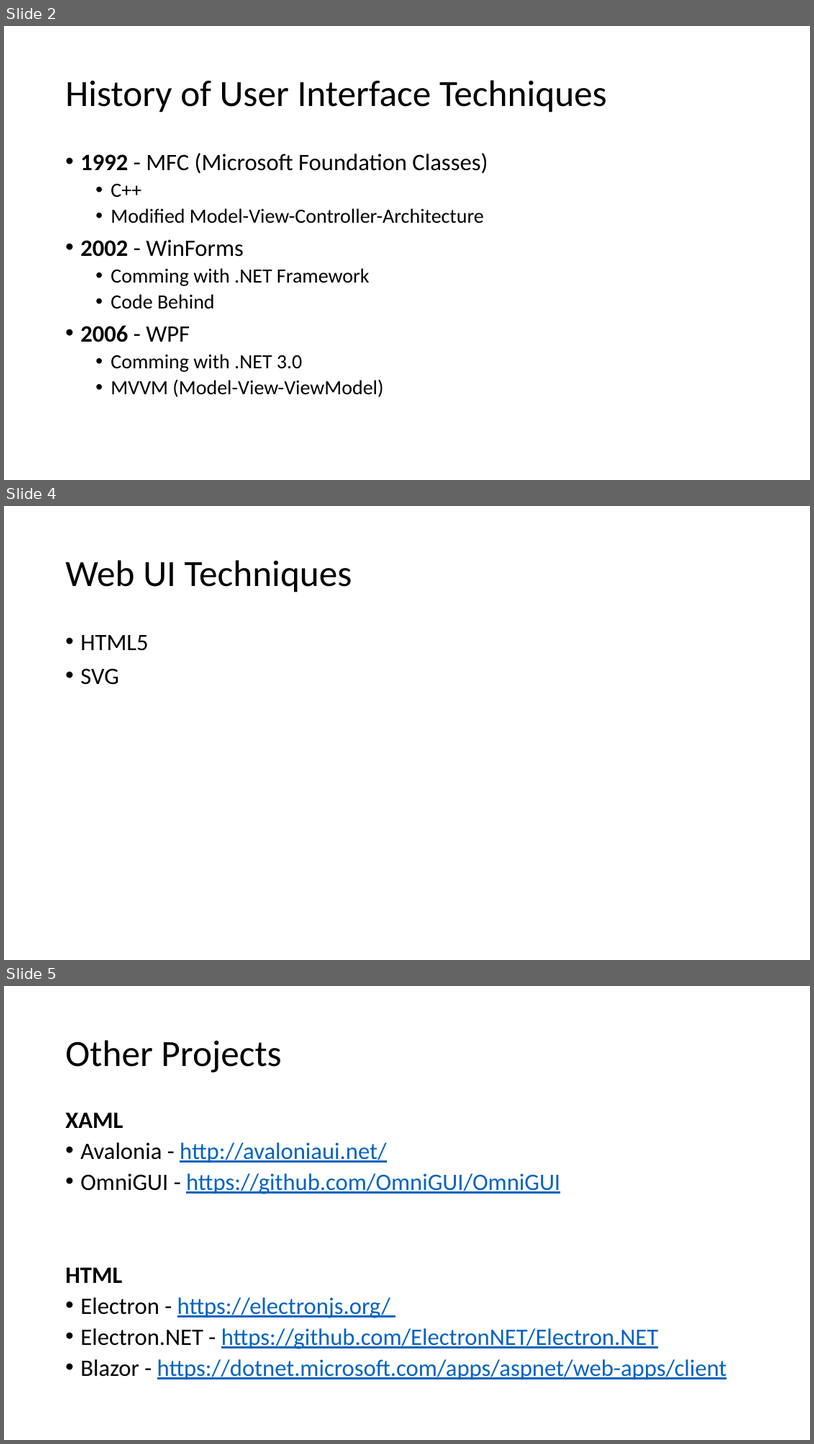
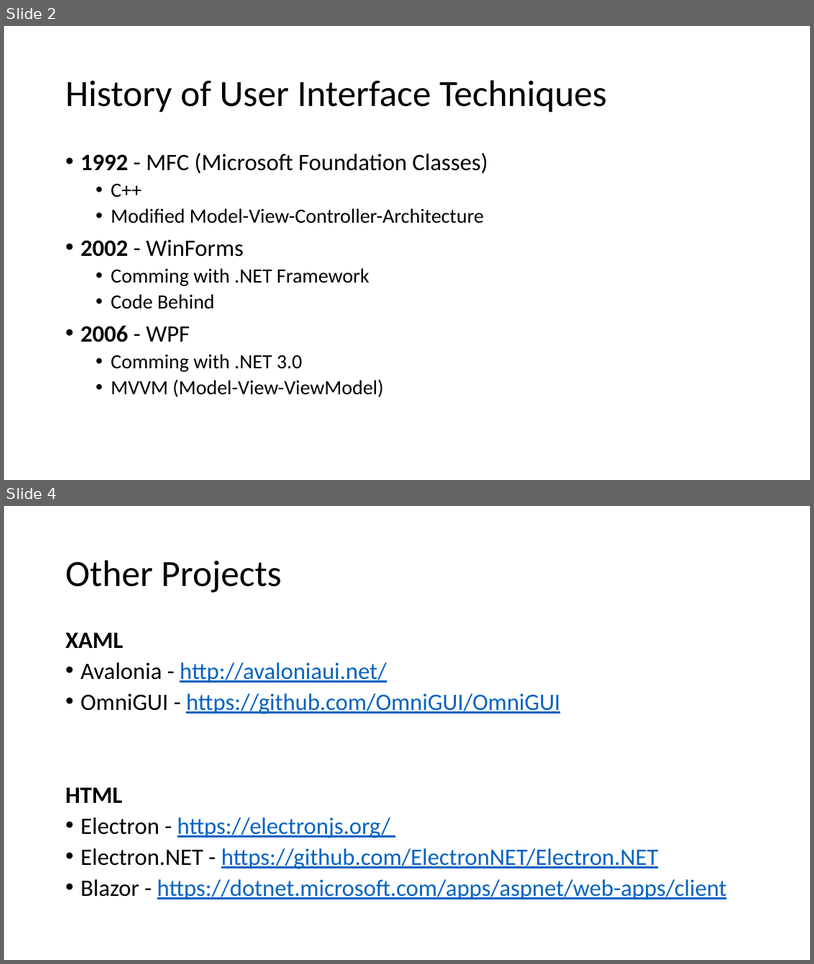
Before and after one commit to FrankPfattheicher/stonehenge.Chromely, a slide deck: stonehengeChromely.pptx. Shown one above the other, each under a label of ours: slides 2, 4 and 5 before the commit, slides 2 and 4 after it; the slides between them are not shown. The pictures are 814x1444 and 814x964 pixels, drawn with LibreOffice and Linux fonts; fonts in the diff are those of the drawing. Boxes give left, top, right and bottom in pixels: in the first picture for what was removed or moved away, otherwise in the second. Text is boxed around its words. In the diff, an @@ line names an element or a change of style, - is before the commit and + after.

```diff
--- a/stonehengeChromely.pptx
+++ b/stonehengeChromely.pptx
@@ slide 4 removed at [4, 506, 810, 960], background #FFFFFF @@
@@ title removed at [65, 560, 352, 592] @@
-Web UI Techniques
@@ text removed at [80, 635, 148, 685] @@
-• HTML5
-• SVG
@@ what was slide 5 is now slide 4 @@
```
Also in this commit, not shown: 2 slides changed, 18 slides added, 2 other slides removed, 4 other files.
